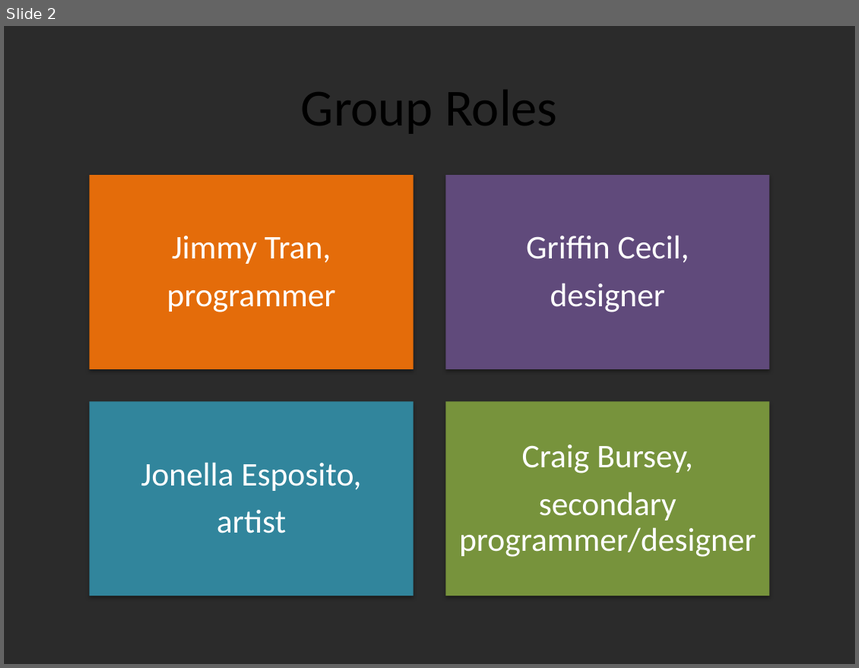
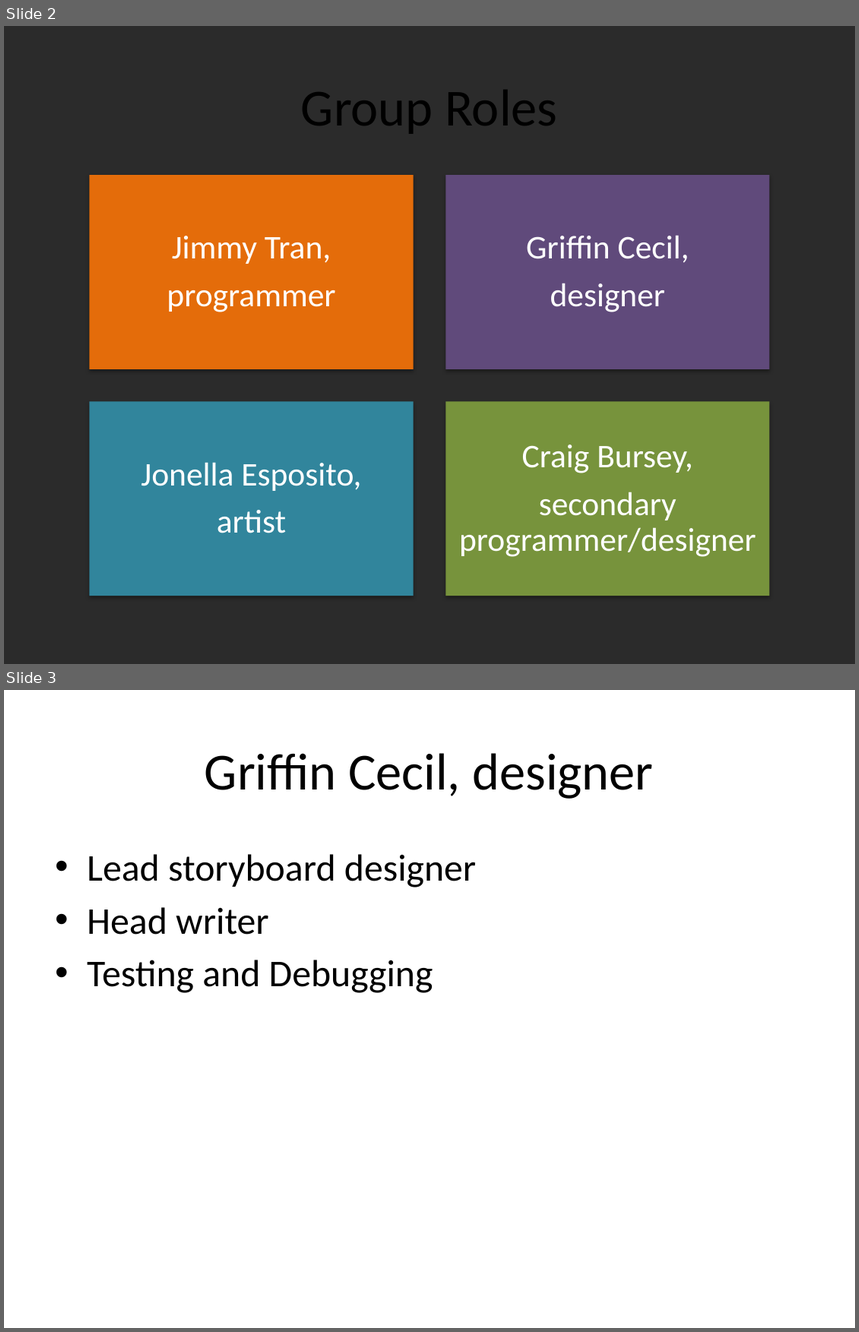
Before and after one commit to Jeemie/Ayee, a slide deck: WPIn Love, Status Update.pptx. Shown one above the other, each under a label of ours: slide 2 before the commit, slides 2 and 3 after it. The pictures are 859x668 and 859x1332 pixels, drawn with LibreOffice and Linux fonts; fonts in the diff are those of the drawing; background and template pictures are left out; a plain dark background stands for a picture behind light text. Boxes give left, top, right and bottom in pixels: in the first picture for what was removed or moved away, otherwise in the second. Text is boxed around its words. In the diff, an @@ line names an element or a change of style, - is before the commit and + after.

```diff
--- a/WPIn Love, Status Update.pptx
+++ b/WPIn Love, Status Update.pptx
@@ slide 3 added at (4, 690, 855, 1328), background picture (left out) @@
@@ title added at (205, 753, 653, 799), 44 pt, text #000000 @@
+Griffin Cecil, designer
@@ text added at (87, 854, 476, 993), 32 pt, text #000000 @@
+• Lead storyboard designer
+• Head writer
+• Testing and Debugging
```
Also in this commit, not shown: 2 slides changed, 5 other slides added.
